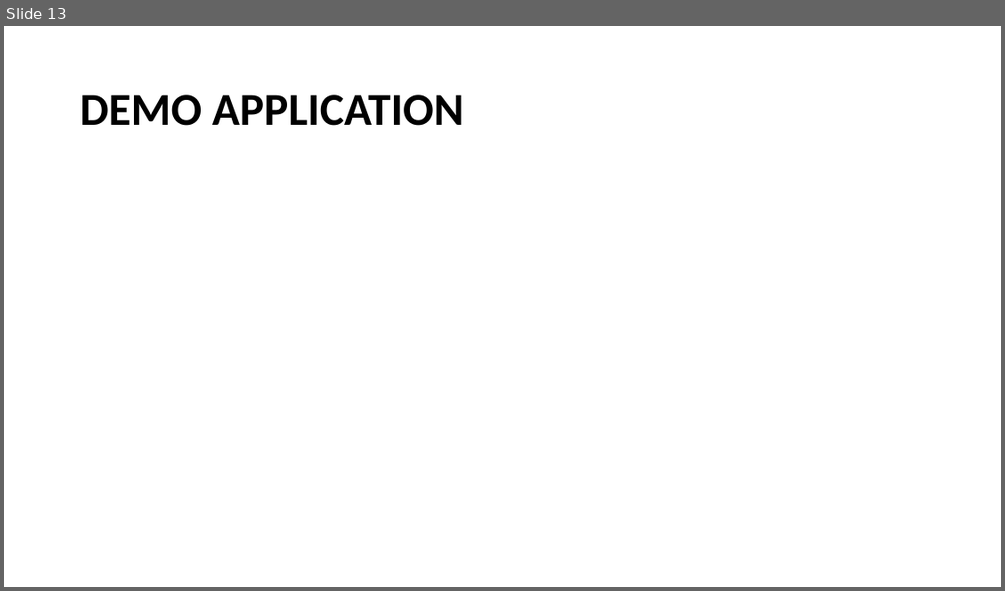
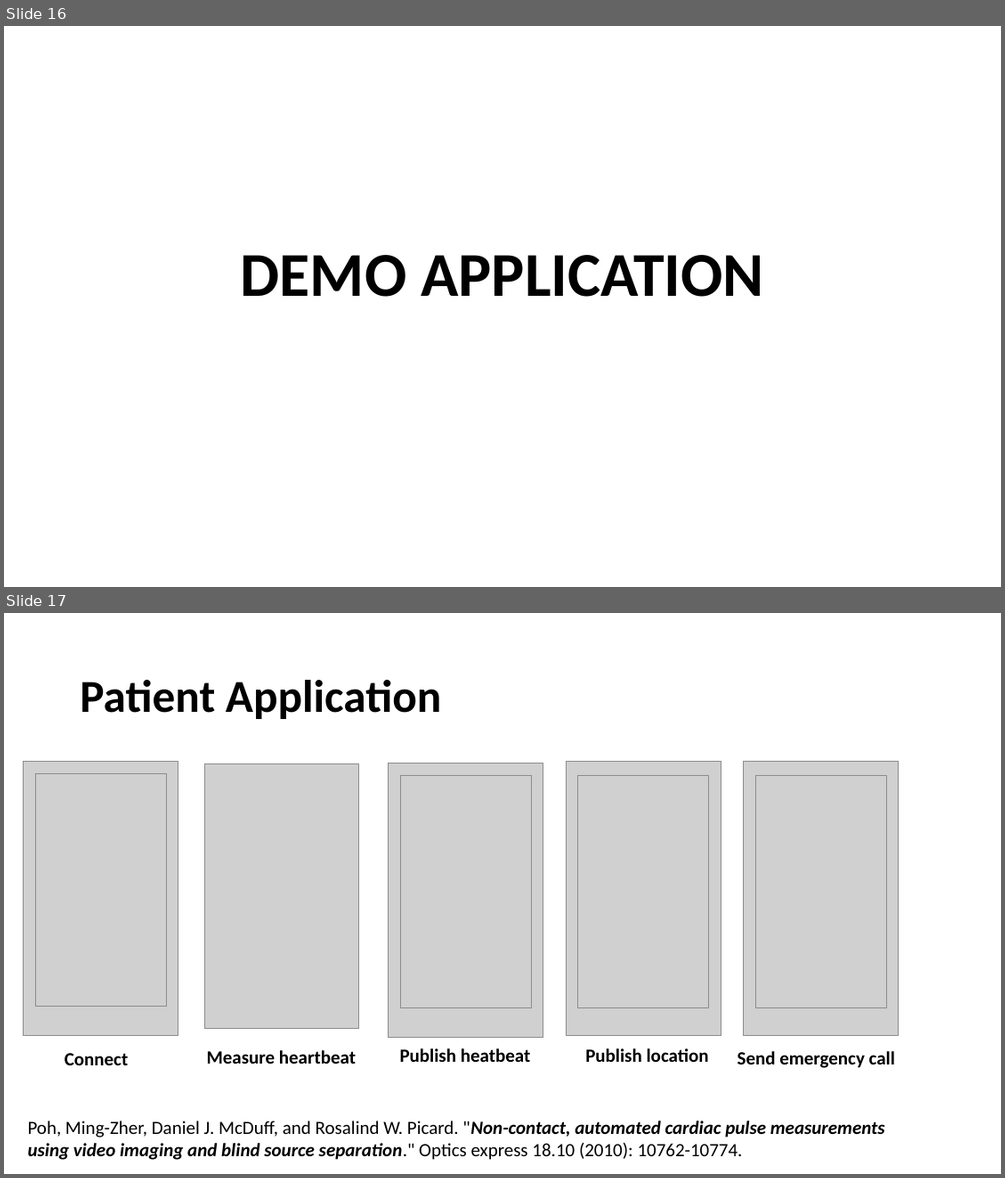
Before and after one commit to lephamtuyen/healthmonitoring, a slide deck: IBM_IoT.pptx. Shown one above the other, each under a label of ours: slide 13 before the commit, slides 16 and 17 after it. The pictures are 1005x591 and 1005x1178 pixels, drawn with LibreOffice and Linux fonts; fonts in the diff are those of the drawing; grey boxes stand for pictures. Boxes give left, top, right and bottom in pixels: in the first picture for what was removed or moved away, otherwise in the second. Text is boxed around its words. In the diff, an @@ line names an element or a change of style, - is before the commit and + after.

```diff
--- a/IBM_IoT.pptx
+++ b/IBM_IoT.pptx
@@ slide 17 added at [4,613,1001,1174], background #FFFFFF @@
@@ title added at [80,680,441,719], 44 pt, text #000000, bold @@
+Patient Application
@@ picture added at [24,761,178,1036] @@
@@ picture added at [205,763,359,1029] @@
@@ picture added at [388,763,543,1038] @@
@@ picture added at [566,761,721,1036] @@
@@ picture added at [744,761,898,1036] @@
@@ picture added at [35,773,166,1005] @@
@@ picture added at [400,775,531,1008] @@
@@ picture added at [578,775,709,1008] @@
@@ picture added at [755,775,886,1008] @@
@@ text added at [65,1053,128,1065], 18 pt, text #000000, bold @@
+Connect
@@ text added at [207,1050,356,1063], 18 pt, text #000000, bold @@
+Measure heartbeat
@@ text added at [400,1048,530,1062], 18 pt, text #000000, bold @@
+Publish heatbeat
@@ text added at [585,1048,709,1062], 18 pt, text #000000, bold @@
+Publish location
@@ text added at [737,1051,895,1068], 18 pt, text #000000, bold @@
+Send emergency call
@@ text added at [28,1120,885,1159], 18 pt, text #000000 @@
+Poh, Ming-Zher, Daniel J. McDuff, and Rosalind W. Picard. "Non-contact, automated cardiac pulse measurements using video imaging and blind source separation." Optics express 18.10 (2010): 10762-10774.
@@ what was slide 13 is now slide 16 @@
@@ slide 16 changed as well @@
@@ title "DEMO APPLICATION": place and size @@
-title "DEMO APPLICATION" at [80,95,464,126]
+title "DEMO APPLICATION" at [241,255,764,297]
@@ title "DEMO APPLICATION" at [241,255,764,297]: size 44 to 60 pt; alignment left to centre; vertical alignment middle to bottom @@
```
Also in this commit, not shown: 6 other slides changed, 9 other slides added, 5 slides removed.
